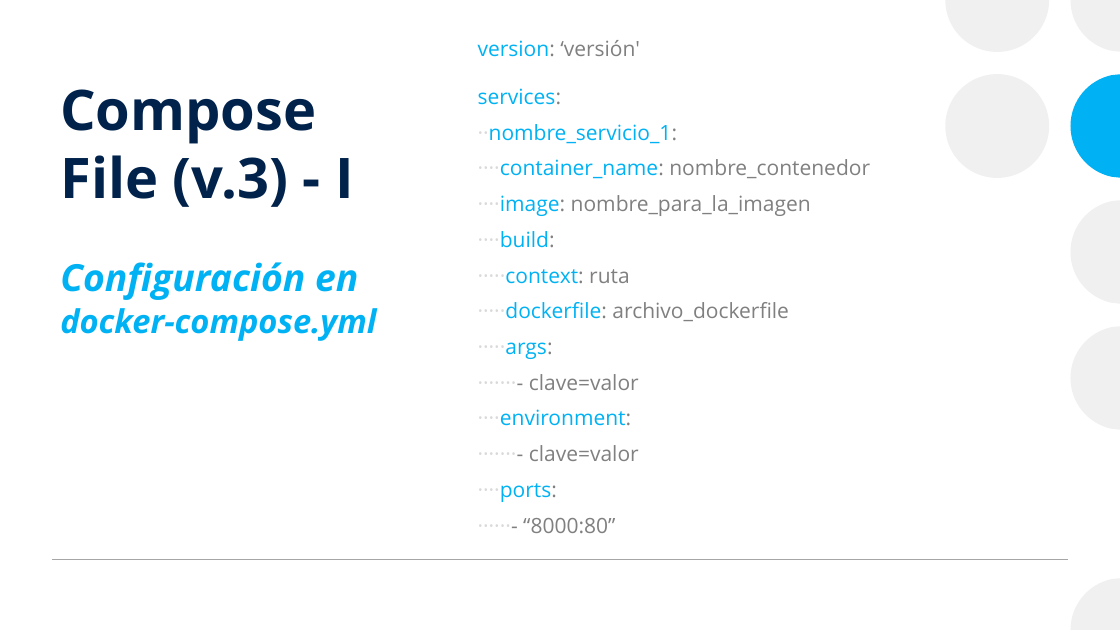
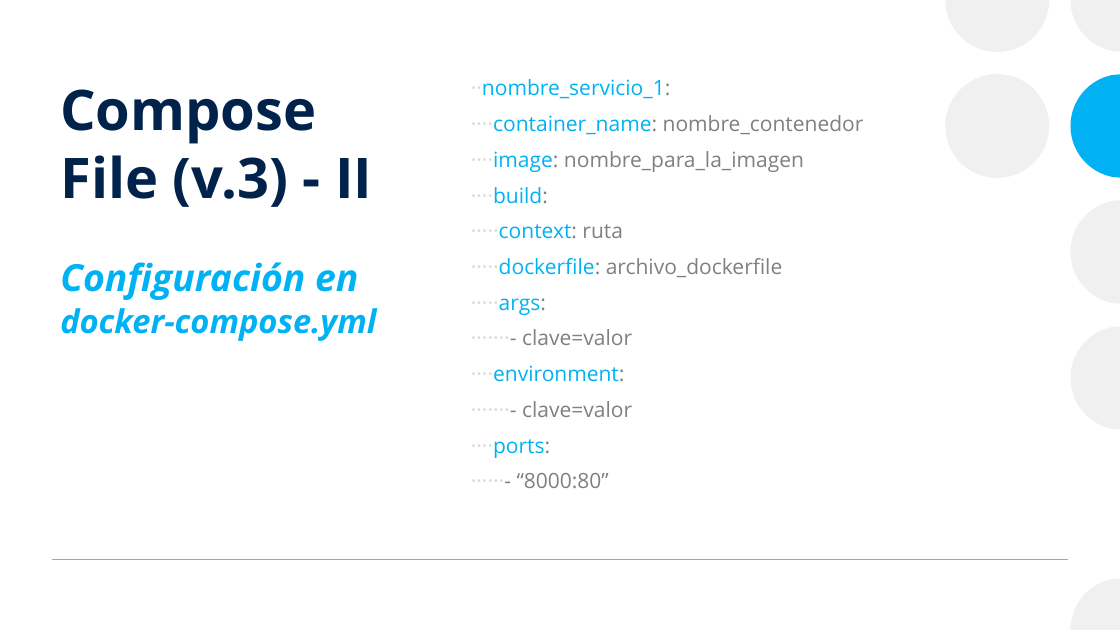
Before and after one commit to josanri/docker-workshop, a slide deck: slide 44 of Introducción a Docker.pptx (slide 43 before the commit). Drawn at 1120x630 pixels with LibreOffice and Linux fonts; fonts in the diff are those of the drawing. Boxes give left, top, right and bottom in pixels: in the first picture for what was removed or moved away, otherwise in the second. Text is boxed around its words. In the diff, an @@ line names an element or a change of style, - is before the commit and + after.

```diff
--- a/Introducción a Docker.pptx
+++ b/Introducción a Docker.pptx
@@ text at <box>478,40,640,105</box>: paragraphs removed @@
-version: ‘versión'
-services:
@@ title at <box>60,89,372,207</box>: text changed @@
-Compose
-File (v.3) - I
+Compose
+File (v.3) - II
@@ text "··nombre_servicio_1:": place and size @@
-text "··nombre_servicio_1:" at <box>478,40,870,533</box>
+text "··nombre_servicio_1:" at <box>471,79,864,488</box>
```
Also in this commit, not shown: 8 other slides changed, 1 slide added, 1 other file.
